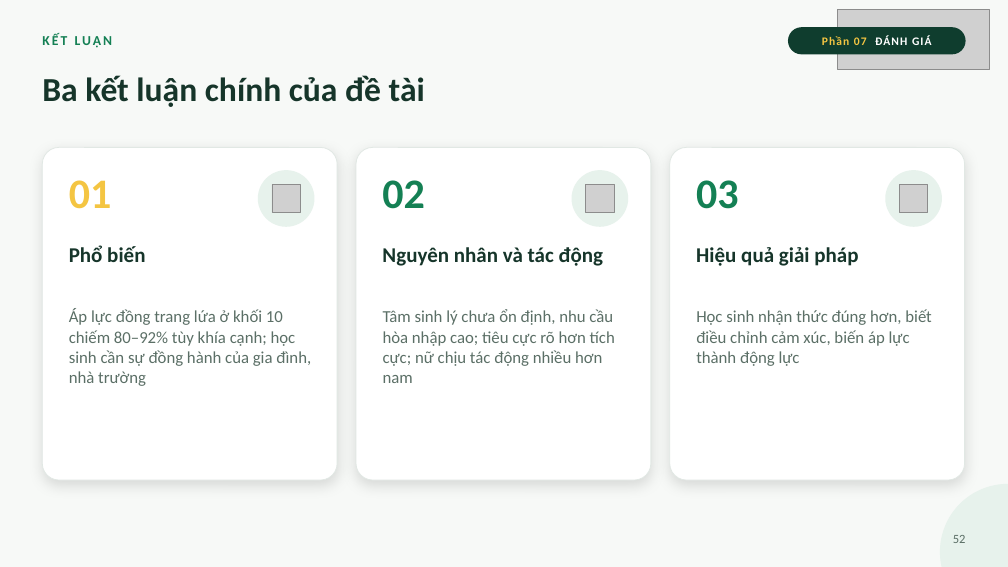
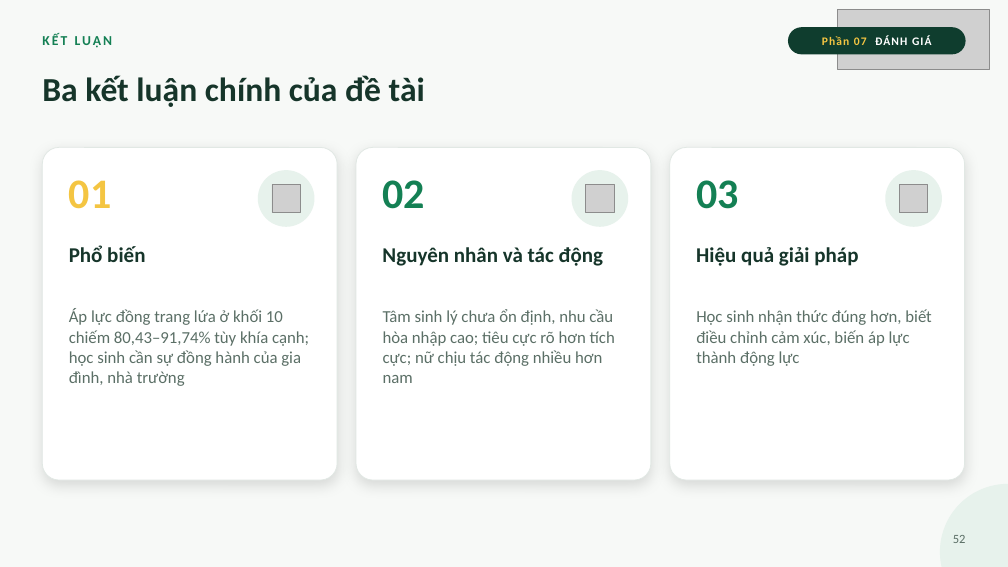
Before and after one commit to ngohuonglan2003-lab/Ppt-canva-ap-luc-dong-trang-lua, a slide deck: slide 52 of slide/Ap-luc-dong-trang-lua.pptx. Drawn at 1008x567 pixels with LibreOffice and Linux fonts; fonts in the diff are those of the drawing; grey boxes stand for pictures. Boxes give left, top, right and bottom in pixels: in the first picture for what was removed or moved away, otherwise in the second. Text is boxed around its words. In the diff, an @@ line names an element or a change of style, - is before the commit and + after.

```diff
--- a/slide/Ap-luc-dong-trang-lua.pptx
+++ b/slide/Ap-luc-dong-trang-lua.pptx
@@ text at bbox=[69, 309, 309, 386]: text changed @@
-Áp lực đồng trang lứa ở khối 10 chiếm 80–92% tùy khía cạnh; học sinh cần sự đồng hành của gia đình, nhà trường
+Áp lực đồng trang lứa ở khối 10 chiếm 80,43–91,74% tùy khía cạnh; học sinh cần sự đồng hành của gia đình, nhà trường
```
Also in this commit, not shown: 11 other slides changed, 2 other files.
